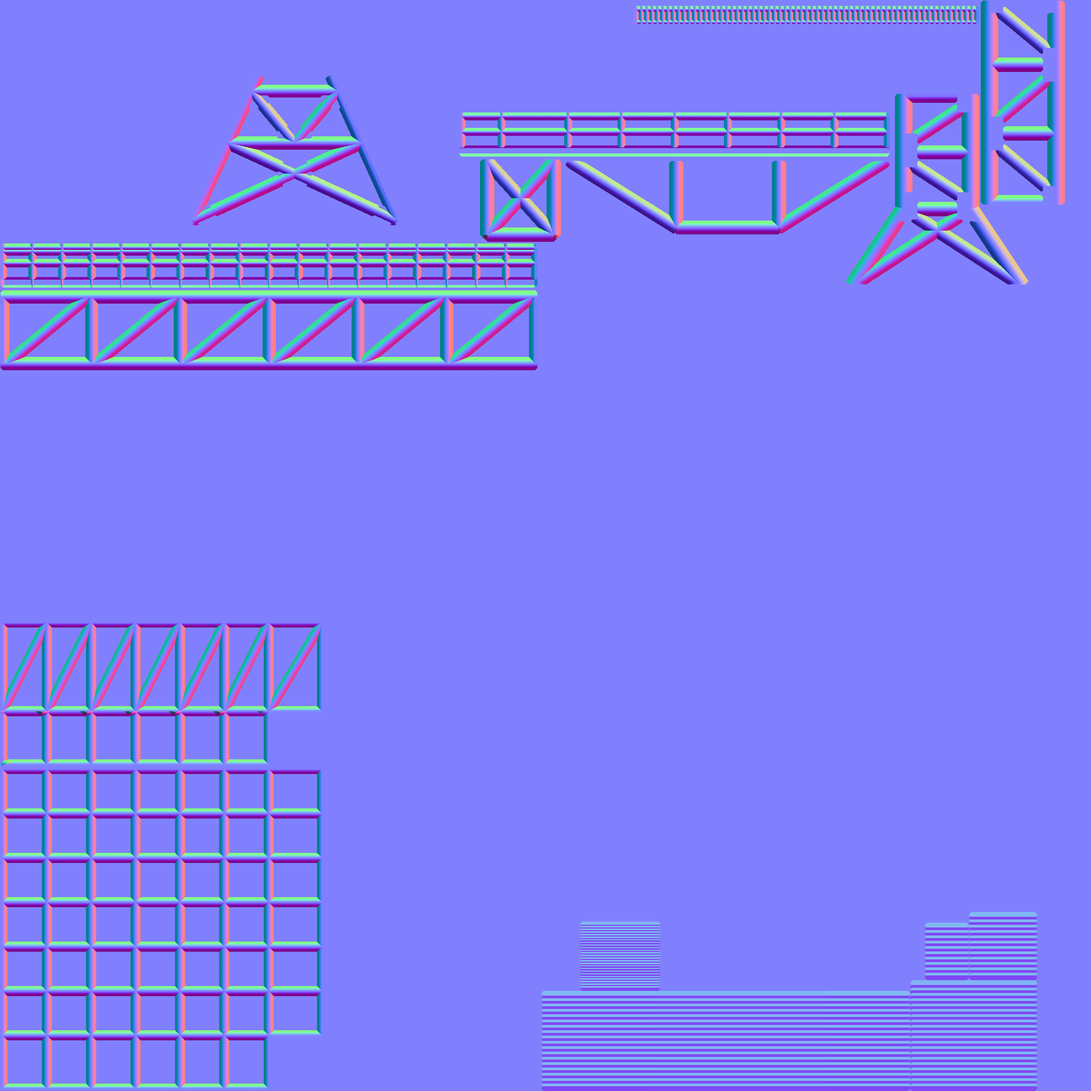
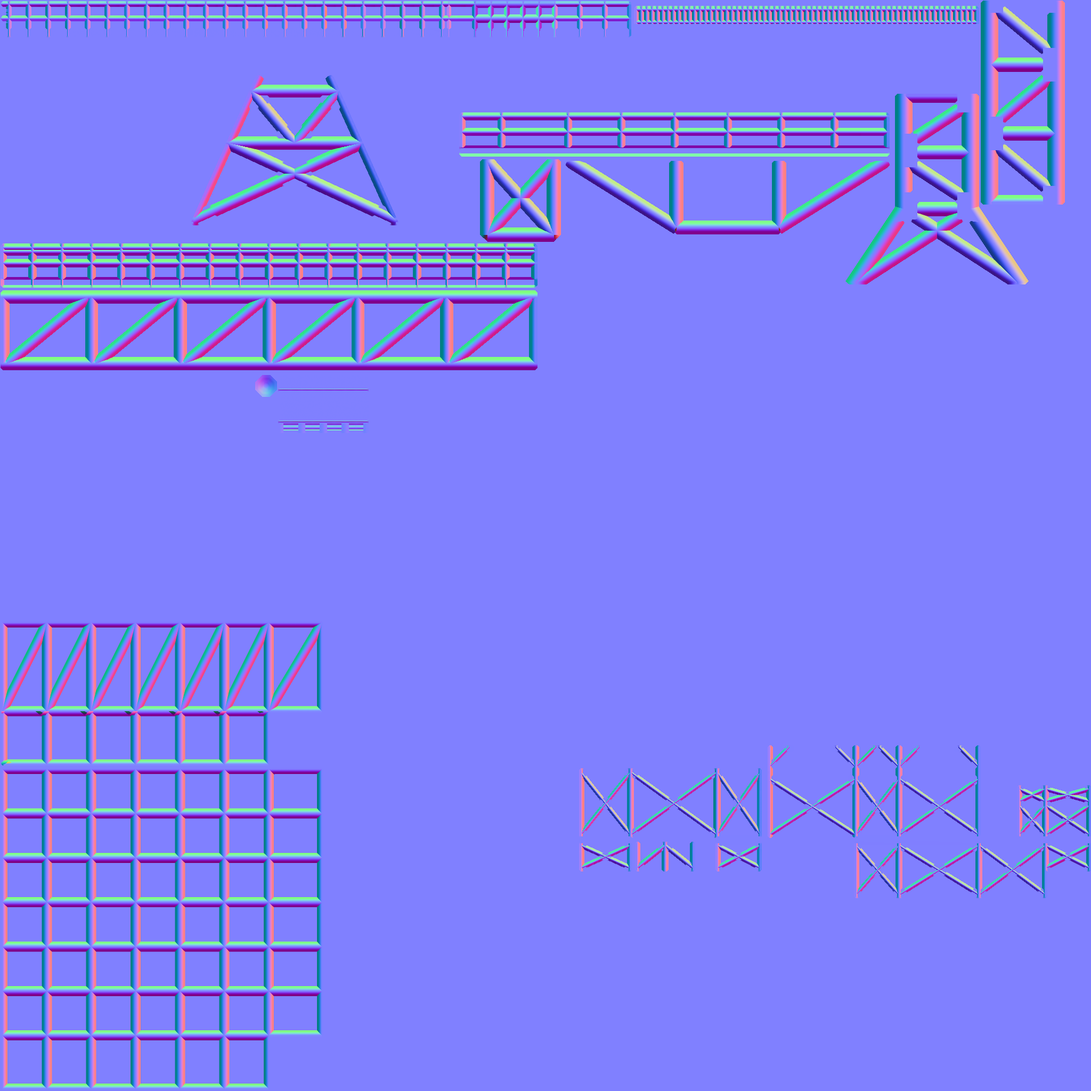
Layer changes from the first 1091 × 1091 image to the second:
removed layer "baked" over box(541, 912, 1038, 1091)
renamed "bake_4096.png" to "normalmap", painted on it over box(1, 1, 1091, 1091)
